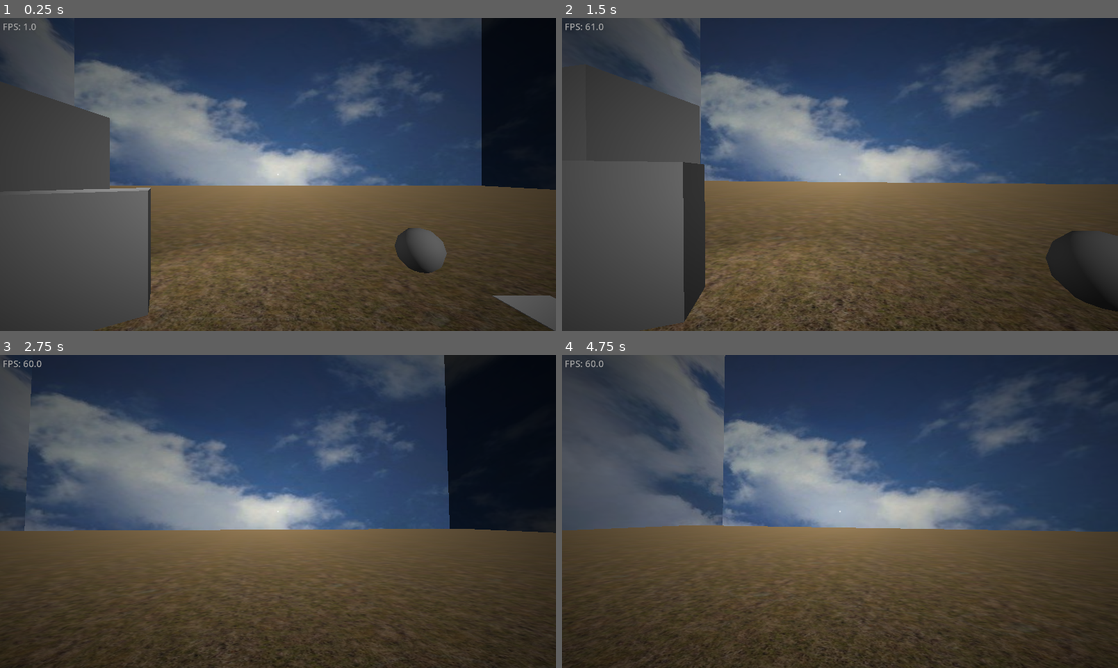
Above: before the commit, frames 1-4 (two rows, left to right).
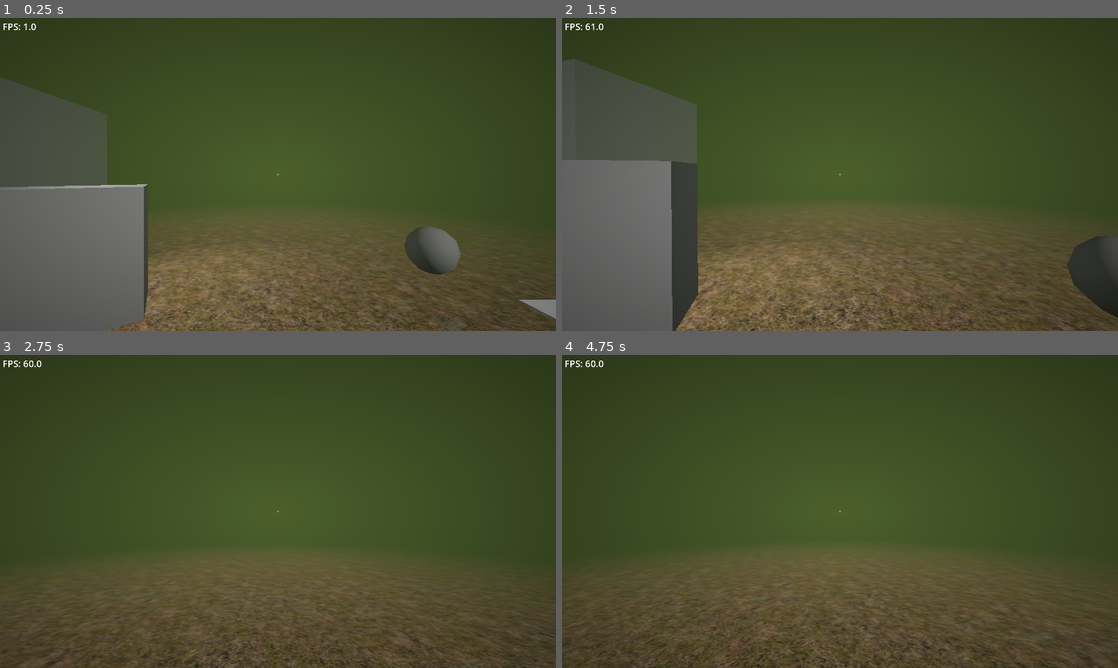
Above: after the commit, the same moments.

Repository: Sea-Men-Studios/Despair
Game: Godot game, scene res://scenes/test_environment.tscn
The game is run twice, just before and just after one commit, with the same random seed, the same clock (stepped at 60 frames per second) and the same inputs. Sound files missing from this copy of the repository are replaced by a short silence.
Inputs (mouse positions are in pixels of both pictures, inside the frame that each line leads up to):
- Up to frame 1 (0.25 s): no input
- Up to frame 2 (1.5 s): tap Enter at 0.5 s; move the mouse to (867, 174) at 0.52 s; hold E (interact) 0.53-1.28 s; hold W (forwards) from 0.53 s (still down); click (867, 174) at 0.67 s; move the mouse to (812, 174) at 1.27 s; tap Q at 1.35 s
- Up to frame 3 (2.75 s): keep holding W (forwards); move the mouse to (289, 505) at 2.02 s; tap Shift at 2.1 s
- Up to frame 4 (4.75 s): keep holding W (forwards); move the mouse to (834, 517) at 2.77 s; tap Alt at 2.85 s; click (834, 517) at 2.92 s; move the mouse to (878, 514) at 3.52 s; hold E (interact) 3.53-4.28 s; move the mouse to (795, 508) at 4.27 s; tap Q at 4.35 s

The runs differ from the first frame. In frame 1, 69% of the frame differs, in the area x 0-100%, y 0-100%; in frame 2, 68%; in frame 3, 71%; in frame 4, 71%.

Commit message:
Reduced camera far plane, reduced volumetric fog, removed skybox

Diff:
--- a/project.godot
+++ b/project.godot
@@ -58,7 +58,7 @@
 
 [physics]
 
-3d/physics_engine="Jolt Physics"
+3d/physics_engine="GodotPhysics3D"
 
 [rendering]
 
--- a/scenes/Player.tscn
+++ b/scenes/Player.tscn
@@ -32,6 +32,7 @@
 
 [node name="Camera3D" type="Camera3D" parent="Node3D" unique_id=1572165867]
 transform = Transform3D(1, 0, 0, 0, 1, 0, 0, 0, 1, 0, 0, 0.33607864)
+far = 50.0
 
 [node name="Interactor" type="Node3D" parent="." unique_id=1104841263 node_paths=PackedStringArray("camera", "crosshair", "inventory", "player_hitbox")]
 script = ExtResource("2_3li8b")
--- a/scenes/test_environment.tscn
+++ b/scenes/test_environment.tscn
@@ -3,17 +3,24 @@
 [ext_resource type="Texture2D" uid="uid://dav75n60ubaek" path="res://assets/textures/sky.jpg" id="3_frvy6"]
 [ext_resource type="PackedScene" uid="uid://dulbjs303pf3h" path="res://scenes/Player.tscn" id="3_nbain"]
 [ext_resource type="Texture2D" uid="uid://2rrm25svrirb" path="res://assets/textures/dead_grass.jpg" id="4_b2arr"]
+[ext_resource type="FontFile" uid="uid://bdc5pulf3pph6" path="res://assets/fonts/Philophobia-0p8d.ttf" id="5_q7yga"]
 [ext_resource type="Script" uid="uid://bwgft50o7gqha" path="res://src/debug/fps.gd" id="6_b2arr"]
 [ext_resource type="Script" uid="uid://bn3i3o85qv2ar" path="res://src/objects/test_grabbable.gd" id="6_frvy6"]
 [ext_resource type="Script" uid="uid://drc54agwk85uw" path="res://src/objects/note.gd" id="7_b2arr"]
-[ext_resource type="FontFile" uid="uid://bdc5pulf3pph6" path="res://assets/fonts/Philophobia-0p8d.ttf" id="5_q7yga"]
 [ext_resource type="Script" uid="uid://brfvy8jw36tet" path="res://src/morsemessages.gd" id="7_hb1a6"]
 [ext_resource type="Script" uid="uid://c2rmuwdteiwgg" path="res://src/audio_stream_player.gd" id="17_ju4s4"]
 [ext_resource type="AudioStream" uid="uid://dxwxwwofkywwj" path="res://assets/Audio/morsecodetest.ogg" id="18_wwk3j"]
 
 [sub_resource type="Environment" id="Environment_83ng5"]
+fog_enabled = true
+fog_mode = 1
+fog_light_color = Color(0.29411766, 0.37254903, 0.1764706, 1)
+fog_density = 1.0
+fog_depth_begin = 0.0
+fog_depth_end = 20.0
 volumetric_fog_enabled = true
 volumetric_fog_density = 0.0
+adjustment_enabled = true
 
 [sub_resource type="StandardMaterial3D" id="StandardMaterial3D_lnu2h"]
 cull_mode = 1
@@ -47,7 +54,7 @@
 subdivide_depth = 1
 
 [sub_resource type="FogMaterial" id="FogMaterial_ca36r"]
-density = 0.2
+density = 0.4
 albedo = Color(0.29437688, 0.37215257, 0.1751729, 1)
 emission = Color(0.25637797, 0.32701945, 0.17660847, 1)
 height_falloff = 0.115852535
@@ -56,56 +63,11 @@
 [sub_resource type="LabelSettings" id="LabelSettings_5qein"]
 font_size = 32
 
-[sub_resource type="ConcavePolygonShape3D" id="ConcavePolygonShape3D_nbain"]
-data = PackedVector3Array(-0.5, 0.5, 0.5, 0.5, 0.5, 0.5, -0.5, -0.5, 0.5, 0.5, 0.5, 0.5, 0.5, -0.5, 0.5, -0.5, -0.5, 0.5, 0.5, 0.5, -0.5, -0.5, 0.5, -0.5, 0.5, -0.5, -0.5, -0.5, 0.5, -0.5, -0.5, -0.5, -0.5, 0.5, -0.5, -0.5, 0.5, 0.5, 0.5, 0.5, 0.5, -0.5, 0.5, -0.5, 0.5, 0.5, 0.5, -0.5, 0.5, -0.5, -0.5, 0.5, -0.5, 0.5, -0.5, 0.5, -0.5, -0.5, 0.5, 0.5, -0.5, -0.5, -0.5, -0.5, 0.5, 0.5, -0.5, -0.5, 0.5, -0.5, -0.5, -0.5, 0.5, 0.5, 0.5, -0.5, 0.5, 0.5, 0.5, 0.5, -0.5, -0.5, 0.5, 0.5, -0.5, 0.5, -0.5, 0.5, 0.5, -0.5, -0.5, -0.5, 0.5, 0.5, -0.5, 0.5, -0.5, -0.5, -0.5, 0.5, -0.5, 0.5, 0.5, -0.5, -0.5, -0.5, -0.5, -0.5)
-
 [sub_resource type="Resource" id="Resource_wwk3j"]
 script = ExtResource("7_hb1a6")
 audio = ExtResource("18_wwk3j")
 subtitle = "This is morse code"
 metadata/_custom_type_script = "uid://brfvy8jw36tet"
-
-[sub_resource type="StyleBoxEmpty" id="StyleBoxEmpty_kt552"]
-
-[sub_resource type="StyleBoxEmpty" id="StyleBoxEmpty_uslcw"]
-
-[sub_resource type="StyleBoxEmpty" id="StyleBoxEmpty_gvjof"]
-
-[sub_resource type="StyleBoxEmpty" id="StyleBoxEmpty_tp0ba"]
-
-[sub_resource type="StyleBoxEmpty" id="StyleBoxEmpty_o8806"]
-
-[sub_resource type="StyleBoxEmpty" id="StyleBoxEmpty_dtook"]
-
-[sub_resource type="StyleBoxEmpty" id="StyleBoxEmpty_gh7k3"]
-
-[sub_resource type="StyleBoxEmpty" id="StyleBoxEmpty_qfsrg"]
-
-[sub_resource type="StyleBoxEmpty" id="StyleBoxEmpty_qk5rn"]
-
-[sub_resource type="StyleBoxEmpty" id="StyleBoxEmpty_xw254"]
-
-[sub_resource type="FontVariation" id="FontVariation_bmi3a"]
-base_font = ExtResource("5_q7yga")
-spacing_glyph = 5
-
-[sub_resource type="StyleBoxEmpty" id="StyleBoxEmpty_yaulk"]
-
-[sub_resource type="StyleBoxEmpty" id="StyleBoxEmpty_risc5"]
-
-[sub_resource type="StyleBoxEmpty" id="StyleBoxEmpty_two6q"]
-
-[sub_resource type="StyleBoxEmpty" id="StyleBoxEmpty_wihdw"]
-
-[sub_resource type="StyleBoxEmpty" id="StyleBoxEmpty_o5div"]
-
-[sub_resource type="FontVariation" id="FontVariation_u4one"]
-base_font = ExtResource("5_q7yga")
-spacing_glyph = 5
-
-[sub_resource type="FontVariation" id="FontVariation_0xux2"]
-base_font = ExtResource("5_q7yga")
-spacing_glyph = 5
 
 [sub_resource type="FontVariation" id="FontVariation_dtook"]
 base_font = ExtResource("5_q7yga")
@@ -119,6 +81,7 @@
 environment = SubResource("Environment_83ng5")
 
 [node name="Skybox" type="MeshInstance3D" parent="World/WorldEnvironment" unique_id=654802643]
+visible = false
 mesh = SubResource("BoxMesh_xhnq4")
 metadata/_edit_lock_ = true
 
@@ -179,7 +142,7 @@
 transform = Transform3D(1, 0, 0, 0, 1, 0, 0, 0, 1, 0, 3.6298447, 0)
 
 [node name="FogVolume" type="FogVolume" parent="CharacterBody3D" unique_id=870188881]
-size = Vector3(100, 30, 100)
+size = Vector3(8, 5, 8)
 shape = 2
 material = SubResource("FogMaterial_ca36r")
 
@@ -191,10 +154,6 @@
 text = "FPS: "
 label_settings = SubResource("LabelSettings_5qein")
 script = ExtResource("6_b2arr")
-
-[node name="Player" parent="." unique_id=136917392 groups=["player"] instance=ExtResource("3_nbain")]
-transform = Transform3D(1, 0, 0, 0, 1, 0, 0, 0, 1, 0, 2.1083074, 0)
-
 
 [node name="MessagePlayer" type="AudioStreamPlayer" parent="." unique_id=1206028808]
 script = ExtResource("17_ju4s4")
@@ -216,13 +175,3 @@
 vertical_alignment = 1
 
 [connection signal="finished" from="MessagePlayer" to="MessagePlayer" method="_on_finished"]
-[connection signal="value_changed" from="CanvasLayer/SettingsPanel/Settings/Volume" to="CanvasLayer/SettingsPanel/Settings/Volume" method="_on_value_changed"]
-[connection signal="value_changed" from="CanvasLayer/SettingsPanel/Settings/FoV" to="CanvasLayer/SettingsPanel/Settings/FoV" method="_on_value_changed"]
-[connection signal="value_changed" from="CanvasLayer/SettingsPanel/Settings/Sensitivity" to="CanvasLayer/SettingsPanel/Settings/Sensitivity" method="_on_value_changed"]
-[connection signal="value_changed" from="CanvasLayer/SettingsPanel/Settings/Brightness" to="CanvasLayer/SettingsPanel/Settings/Brightness" method="_on_value_changed"]
-[connection signal="toggled" from="CanvasLayer/SettingsPanel/Settings/ColorBlindMode" to="CanvasLayer/SettingsPanel/Settings/ColorBlindMode" method="_on_toggled"]
-[connection signal="pressed" from="CanvasLayer/SettingsPanel/Settings/Back" to="." method="_on_back_pressed"]
-[connection signal="pressed" from="CanvasLayer/SettingsPanel/MainPauseMenu/SettingsCogButton" to="." method="_on_settings_cog_button_pressed"]
-[connection signal="pressed" from="CanvasLayer/SettingsPanel/MainPauseMenu/Resume" to="." method="_on_resume_pressed"]
-[connection signal="pressed" from="CanvasLayer/SettingsPanel/MainPauseMenu/Exit to menu" to="." method="_on_exit_to_menu_pressed"]
-[connection signal="pressed" from="CanvasLayer/SettingsPanel/MainPauseMenu/Exit" to="." method="_on_exit_pressed"]
